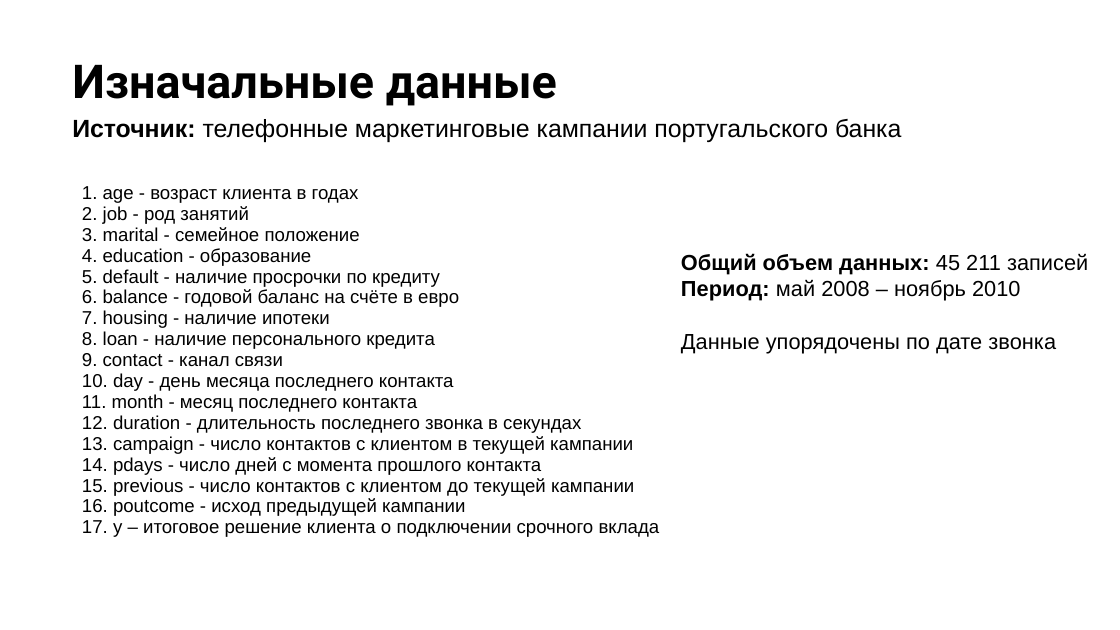
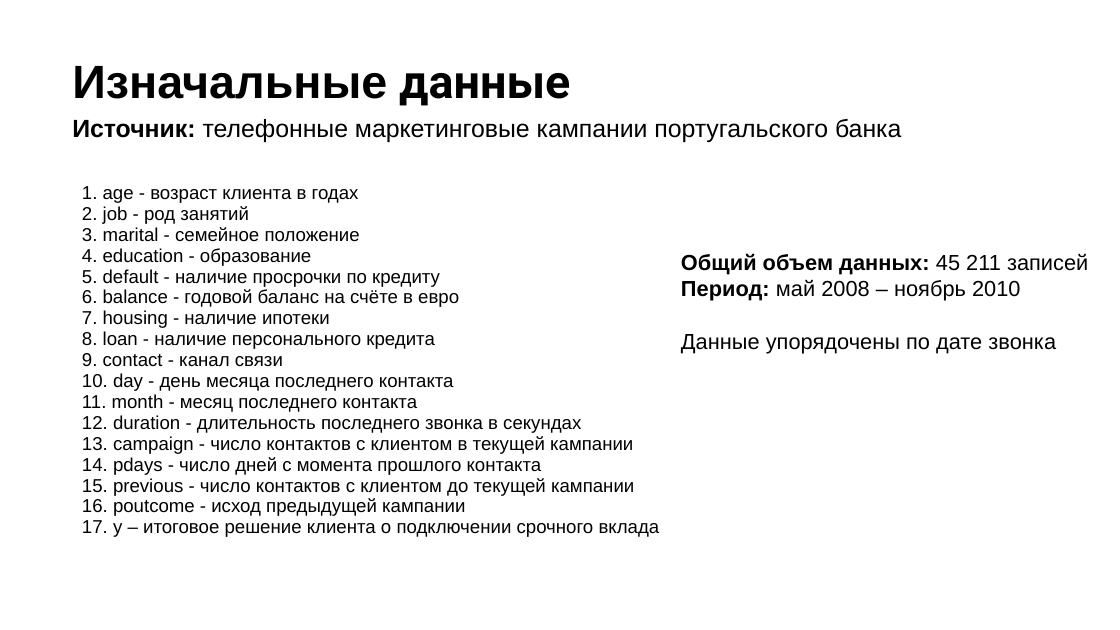
Before and after one commit to PolinaKarcheuskaya/ML-Basic, a slide deck: slide 4 of project/project.pptx. Drawn at 1120x630 pixels with LibreOffice and Linux fonts; fonts in the diff are those of the drawing; background and template pictures are left out. Boxes give left, top, right and bottom in pixels: in the first picture for what was removed or moved away, otherwise in the second. Text is boxed around its words. In the diff, an @@ line names an element or a change of style, - is before the commit and + after.

```diff
--- a/project/project.pptx
+++ b/project/project.pptx
@@ title "Изначальные данные" at [72, 66, 570, 106]: font Roboto to Arial in "Изначальные" @@
```
Also in this commit, not shown: 2 other slides changed, 4 slides added, 2 slides removed, 1 other file.
